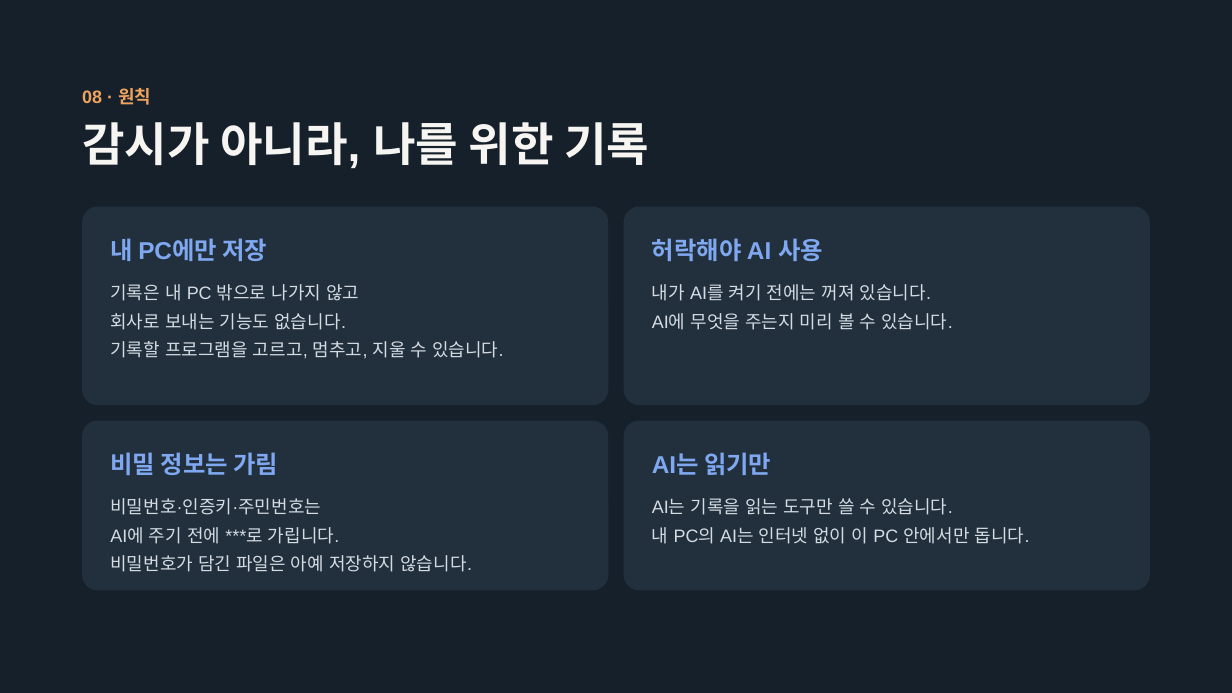
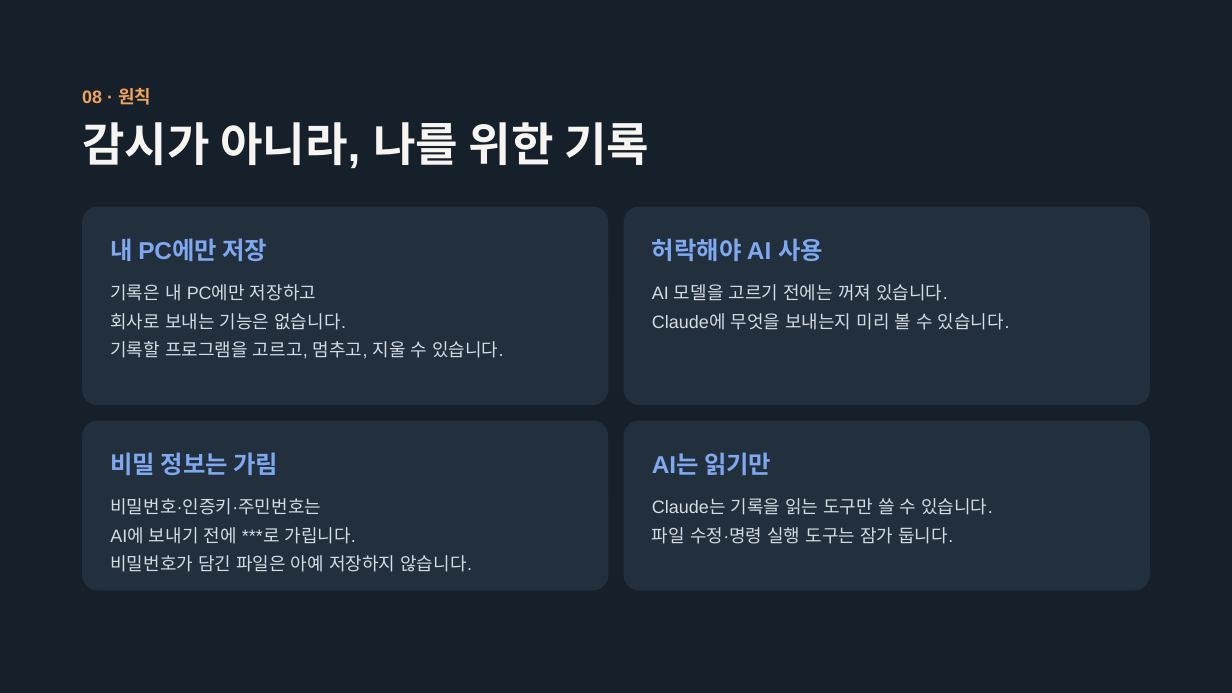
Before and after one commit to superokok/work-history, a slide deck: slide 11 of ppt/작업 기록 앱-(대인배)-v2.pptx. Drawn at 1232x693 pixels with LibreOffice and Linux fonts; fonts in the diff are those of the drawing. Boxes give left, top, right and bottom in pixels: in the first picture for what was removed or moved away, otherwise in the second. Text is boxed around its words. In the diff, an @@ line names an element or a change of style, - is before the commit and + after.

```diff
--- a/ppt/작업 기록 앱-(대인배)-v2.pptx
+++ b/ppt/작업 기록 앱-(대인배)-v2.pptx
@@ text at (x1=110, y1=284, x2=503, y2=359): text changed @@
-기록은 내 PC 밖으로 나가지 않고
-회사로 보내는 기능도 없습니다.
-기록할 프로그램을 고르고, 멈추고, 지울 수 있습니다.
+기록은 내 PC에만 저장하고
+회사로 보내는 기능은 없습니다.
+기록할 프로그램을 고르고, 멈추고, 지울 수 있습니다.
@@ text at (x1=652, y1=284, x2=1010, y2=330): text changed @@
-내가 AI를 켜기 전에는 꺼져 있습니다.
-AI에 무엇을 주는지 미리 볼 수 있습니다.
+AI 모델을 고르기 전에는 꺼져 있습니다.
+Claude에 무엇을 보내는지 미리 볼 수 있습니다.
@@ text at (x1=110, y1=498, x2=472, y2=572): text changed @@
-비밀번호·인증키·주민번호는
-AI에 주기 전에 ***로 가립니다.
-비밀번호가 담긴 파일은 아예 저장하지 않습니다.
+비밀번호·인증키·주민번호는
+AI에 보내기 전에 ***로 가립니다.
+비밀번호가 담긴 파일은 아예 저장하지 않습니다.
@@ text at (x1=652, y1=498, x2=993, y2=544): text changed @@
-AI는 기록을 읽는 도구만 쓸 수 있습니다.
-내 PC의 AI는 인터넷 없이 이 PC 안에서만 돕니다.
+Claude는 기록을 읽는 도구만 쓸 수 있습니다.
+파일 수정·명령 실행 도구는 잠가 둡니다.
```
Also in this commit, not shown: 9 other slides changed.
